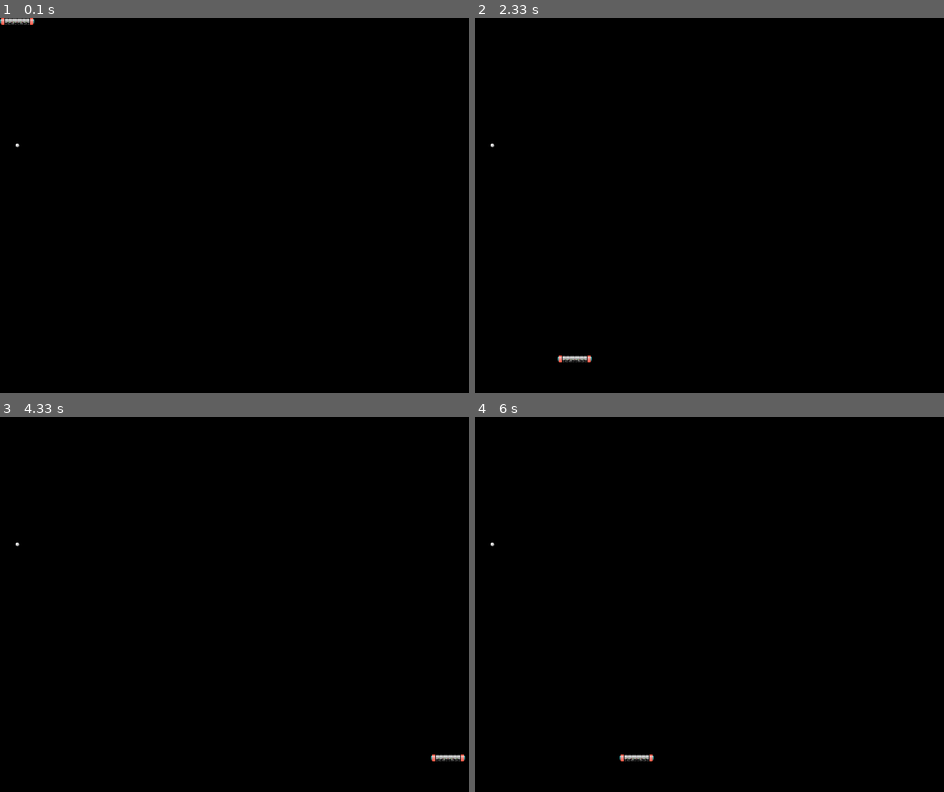
Above: before the commit, frames 1-4 (two rows, left to right).
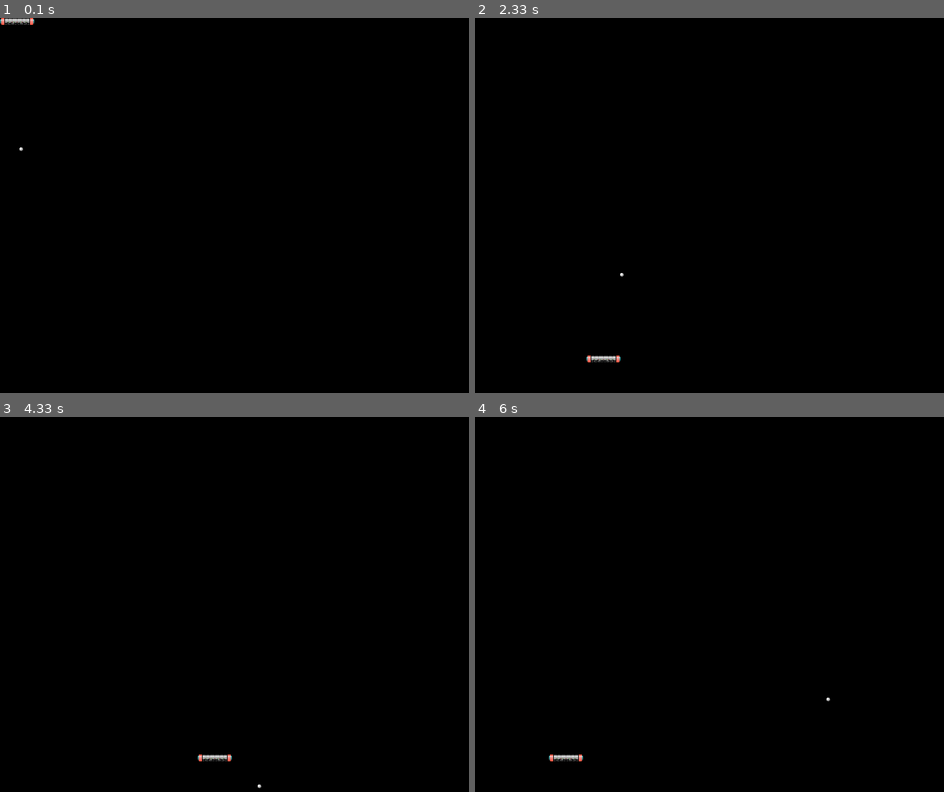
Above: after the commit, the same moments.

Repository: chblicharz01/pyGame
Game: pygame game, started from Scripts/chapter_11/brick.py
The game is run twice, just before and just after one commit, with the same random seed, the same clock (stepped at 60 frames per second) and the same inputs.
Inputs (mouse positions are in pixels of both pictures, inside the frame that each line leads up to):
- Up to frame 1 (0.1 s): no input
- Up to frame 2 (2.33 s): click (798, 235) at 0.95 s; move the mouse to (554, 295) at 1.23 s; click (554, 295) at 1.37 s; move the mouse to (559, 325) at 1.63 s; click (559, 325) at 1.82 s; move the mouse to (587, 153) at 2.13 s
- Up to frame 3 (4.33 s): click (112, 552) at 2.35 s; click (211, 582) at 2.95 s; click (431, 649) at 3.62 s; move the mouse to (196, 608) at 4.03 s
- Up to frame 4 (6 s): click (671, 608) at 4.35 s; move the mouse to (620, 582) at 4.8 s; click (620, 582) at 5.15 s; move the mouse to (550, 540) at 5.63 s

The runs differ from the first frame. In frame 1, less than 0.1% of the frame differs, in the area x 3-5%, y 33-36%; in frame 2, 0.2%; in frame 3, 0.2%, in the area x 3-100%, y 33-99%; in frame 4, 0.2%.

Commit message:
brick game

Diff:
--- a/Scripts/chapter_11/brick.py
+++ b/Scripts/chapter_11/brick.py
@@ -51,7 +51,33 @@
                 batRect.topleft = (mousex, playerY)
             else:
                 batRect.topleft = (800 - 55, playerY)
-        #main game logic
-        #collision detection
-        pygame.display.update()
-        fpsClock.tick(30)
+
+    #main game logic
+    bx += sx
+    by += sy
+    ballRect.topleft = (bx ,by)
+
+    #y movement
+    if (by < 0):
+        by = 0
+        sy *= -1
+
+    if (by >= 600 - 8):
+        by = 600-8
+        sy *= -1
+
+    #x movement
+    if (bx <= 0 ):
+        bx = 0
+        sx *= -1
+
+    if (bx >= 800 - 8):
+        bx = 800 - 8
+        sx *= -1
+
+    #collision detection
+    if ballRect.colliderect(batRect):
+        by = playerY-8
+        sy *= -1
+    pygame.display.update()
+    fpsClock.tick(30)
